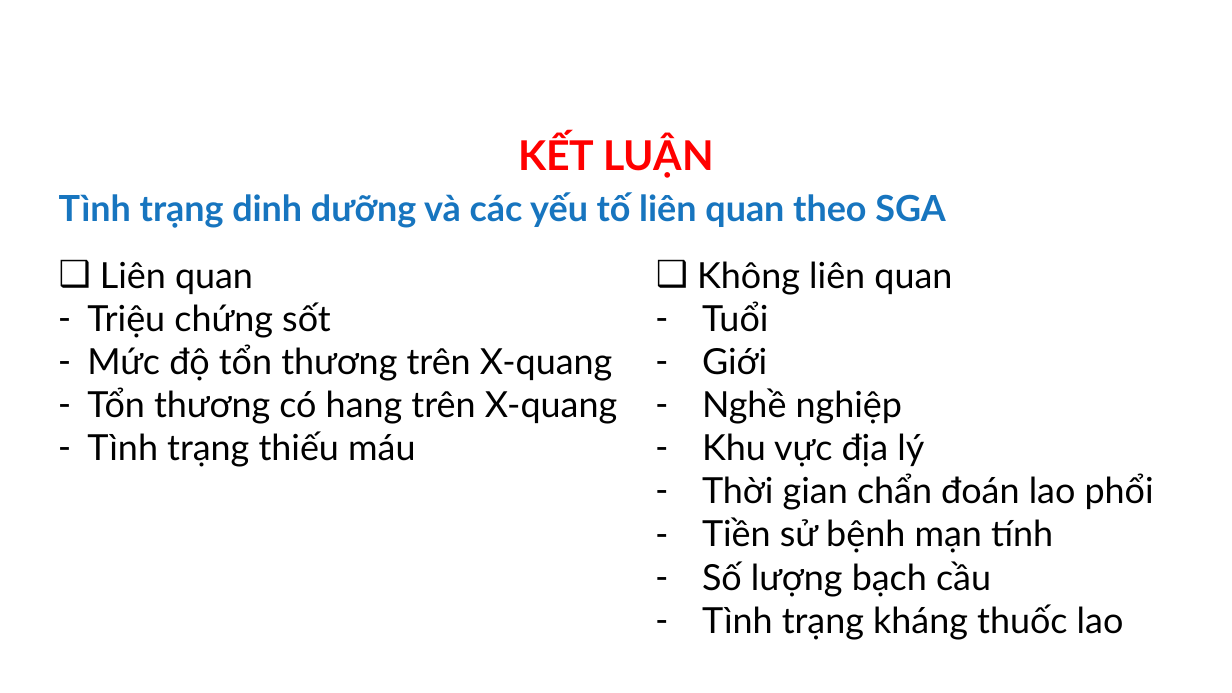
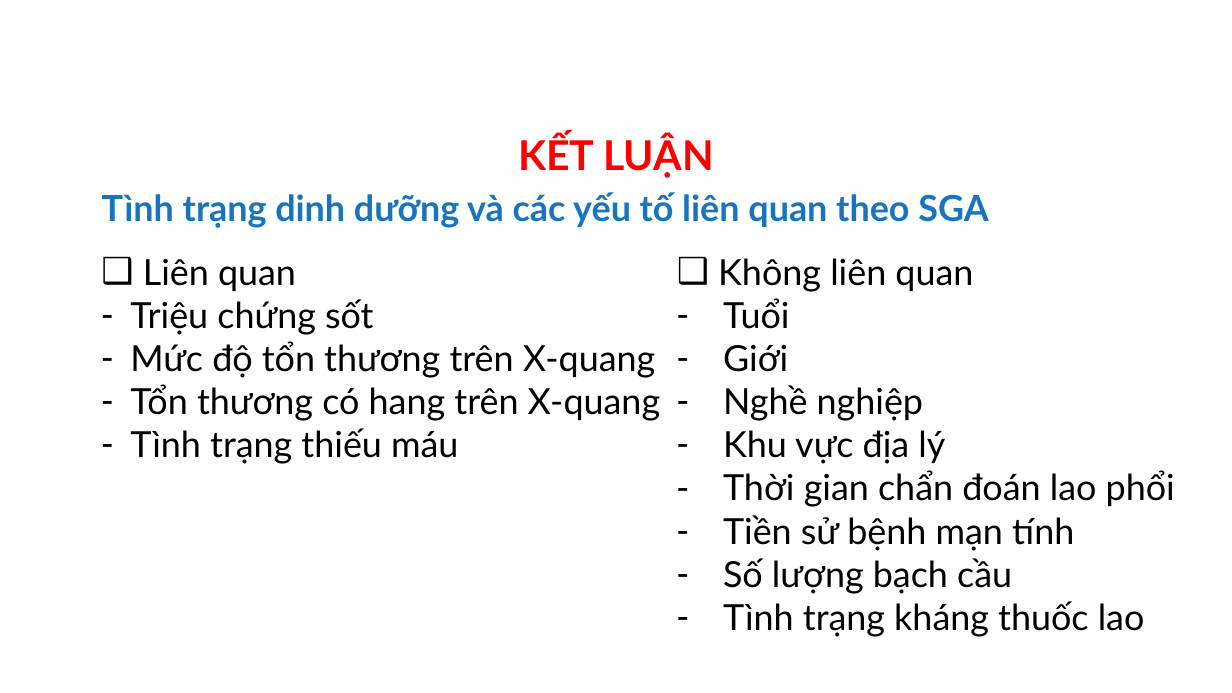
Before and after one commit to MedPocket/HPMUGraduation-thesis, a slide deck: slide 52 of Thuc-trang-va-mot-so-yeu-to-lien-quan-dinh-duong-BN-lao-phoi_Nhat-Nguyen.pptx (slide 51 before the commit). Drawn at 1232x693 pixels with LibreOffice and Linux fonts; fonts in the diff are those of the drawing; background and template pictures are left out. Boxes give left, top, right and bottom in pixels: in the first picture for what was removed or moved away, otherwise in the second. Text is boxed around its words. In the diff, an @@ line names an element or a change of style, - is before the commit and + after.

```diff
--- a/Thuc-trang-va-mot-so-yeu-to-lien-quan-dinh-duong-BN-lao-phoi_Nhat-Nguyen.pptx
+++ b/Thuc-trang-va-mot-so-yeu-to-lien-quan-dinh-duong-BN-lao-phoi_Nhat-Nguyen.pptx
@@ text "Tình trạng dinh dưỡng và ...": place and size @@
-text "Tình trạng dinh dưỡng và ..." at <box>59,192,945,228</box>
+text "Tình trạng dinh dưỡng và ..." at <box>102,192,988,228</box>
@@ text "Liên quan": place and size @@
-text "Liên quan" at <box>87,261,617,467</box>
+text "Liên quan" at <box>130,258,660,464</box>
@@ text "Không liên quan": place and size @@
-text "Không liên quan" at <box>697,261,1154,640</box>
+text "Không liên quan" at <box>718,258,1175,637</box>
```
Also in this commit, not shown: 34 other slides changed, 8 slides added, 7 slides removed.
